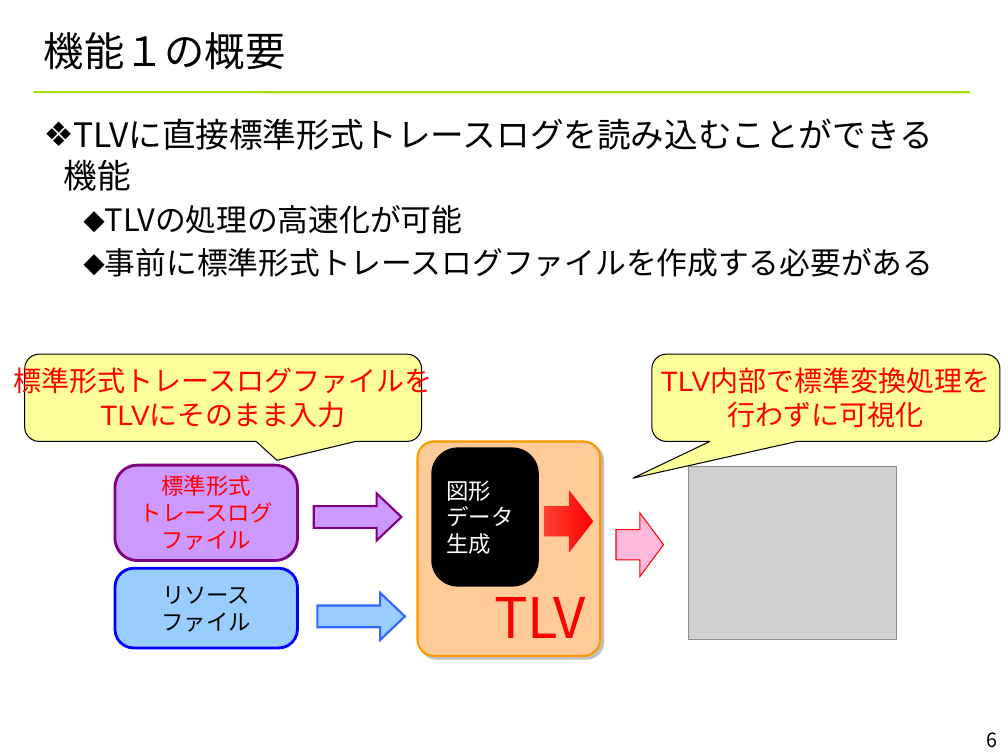
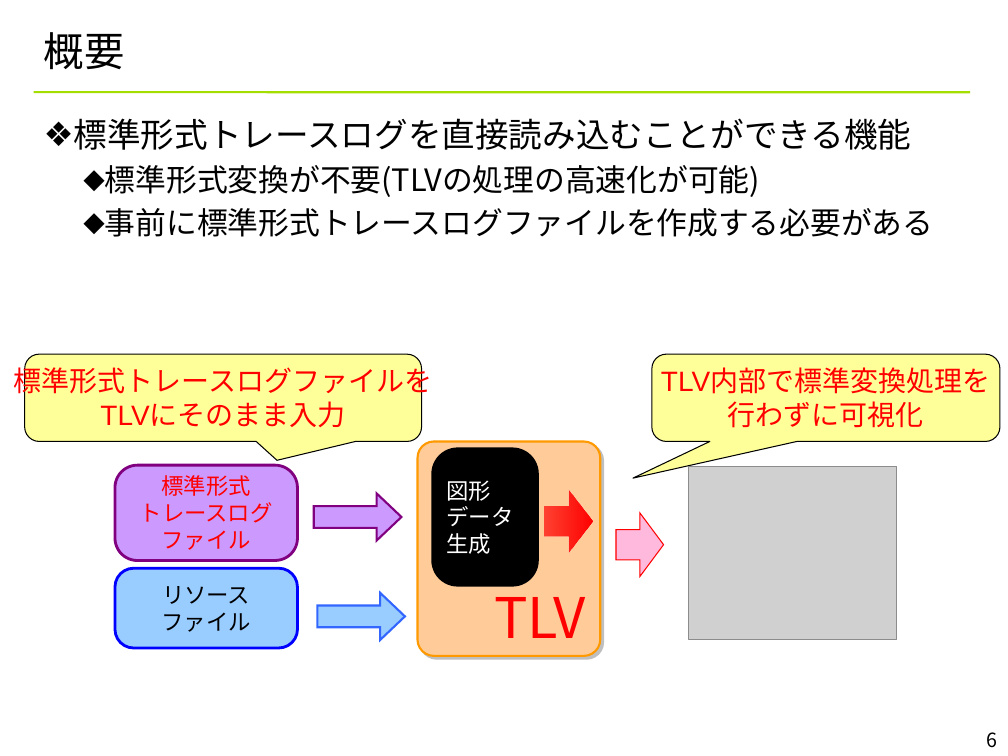
Before and after one commit to YixiaoLi/tlv4mc, a slide deck: slide 6 of doc/converter_manual.pptx. Drawn at 1008x756 pixels with LibreOffice and Linux fonts; fonts in the diff are those of the drawing; grey boxes stand for pictures; background and template pictures are left out. Boxes give left, top, right and bottom in pixels: in the first picture for what was removed or moved away, otherwise in the second. Text is boxed around its words. In the diff, an @@ line names an element or a change of style, - is before the commit and + after.

```diff
--- a/doc/converter_manual.pptx
+++ b/doc/converter_manual.pptx
@@ title at <box>44,32,125,70</box>: text changed @@
-機能１の概要
+概要
@@ text at <box>74,118,912,197</box>: text changed @@
-❖ TLVに直接標準形式トレースログを読み込むことができる機能
-  ⬥ TLVの処理の高速化が可能
+❖ 標準形式トレースログを直接読み込むことができる機能
+  ⬥ 標準形式変換が不要(TLVの処理の高速化が可能)
```
Also in this commit, not shown: 13 other slides changed.
